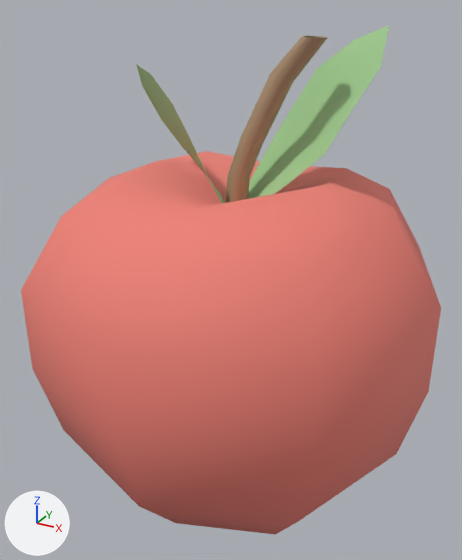
What one commit did to the glTF model assets/models/apple.glb.
Camera for both pictures: a 50 mm lens placed at (0.26, -0.483, 0.459), pointed at (-0.004, -0.003, 0.218). Lighting does not change. The marker at lower left points along +X, +Y and +Z. The first picture is the older version.

Names of what the first picture shows: 'Apple_Fruit', 'Apple_Leaf', 'Apple_Stem'.
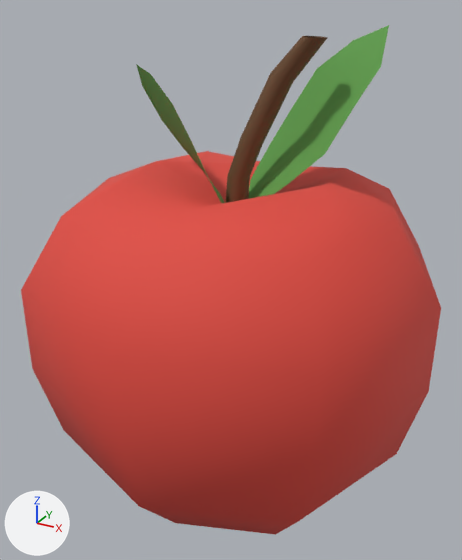
Changed parts and their boxes (x1, y1, x2, y2) in the pictures (462 x 560 px):
```json
{"object": "Apple_Fruit", "change": "recoloured", "before": [21, 151, 441, 535], "after": [21, 151, 441, 535], "on screen": "darker"}
{"object": "Apple_Leaf", "change": "recoloured", "before": [136, 25, 389, 203], "after": [136, 25, 389, 203], "on screen": "darker"}
{"object": "Apple_Stem", "change": "recoloured", "before": [226, 36, 328, 203], "after": [226, 36, 328, 203], "on screen": "beige to brown"}
```

Edits to the scene script, one JSON object a line:
```json
{"op": "set", "path": "mat_fruit.base_color", "old": "(0.86, 0.22, 0.18)", "new": "(0.745, 0.0685, 0.0497)", "note": "red #ef8176 -> red #e04a3f"}
{"op": "set", "path": "mat_stem_flat.base_color", "old": "(0.4, 0.27, 0.16)", "new": "(0.147, 0.0685, 0.0273)", "note": "beige #aa8e6f -> brown #6b4a2e"}
{"op": "set", "path": "mat_leaf_flat.base_color", "old": "(0.36, 0.62, 0.28)", "new": "(0.114, 0.352, 0.0685)", "note": "green #a2ce90 -> green #5fa04a"}
```
